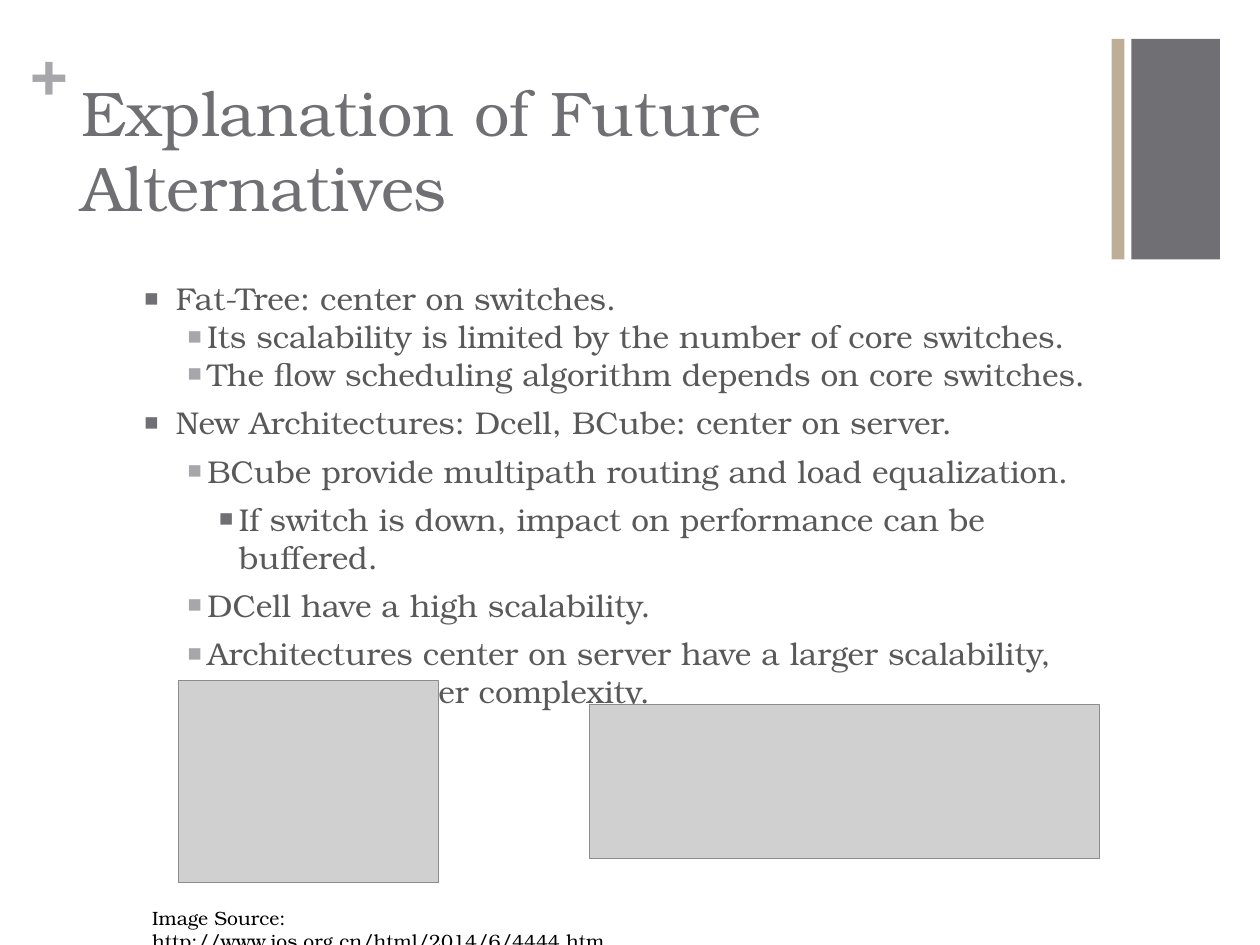
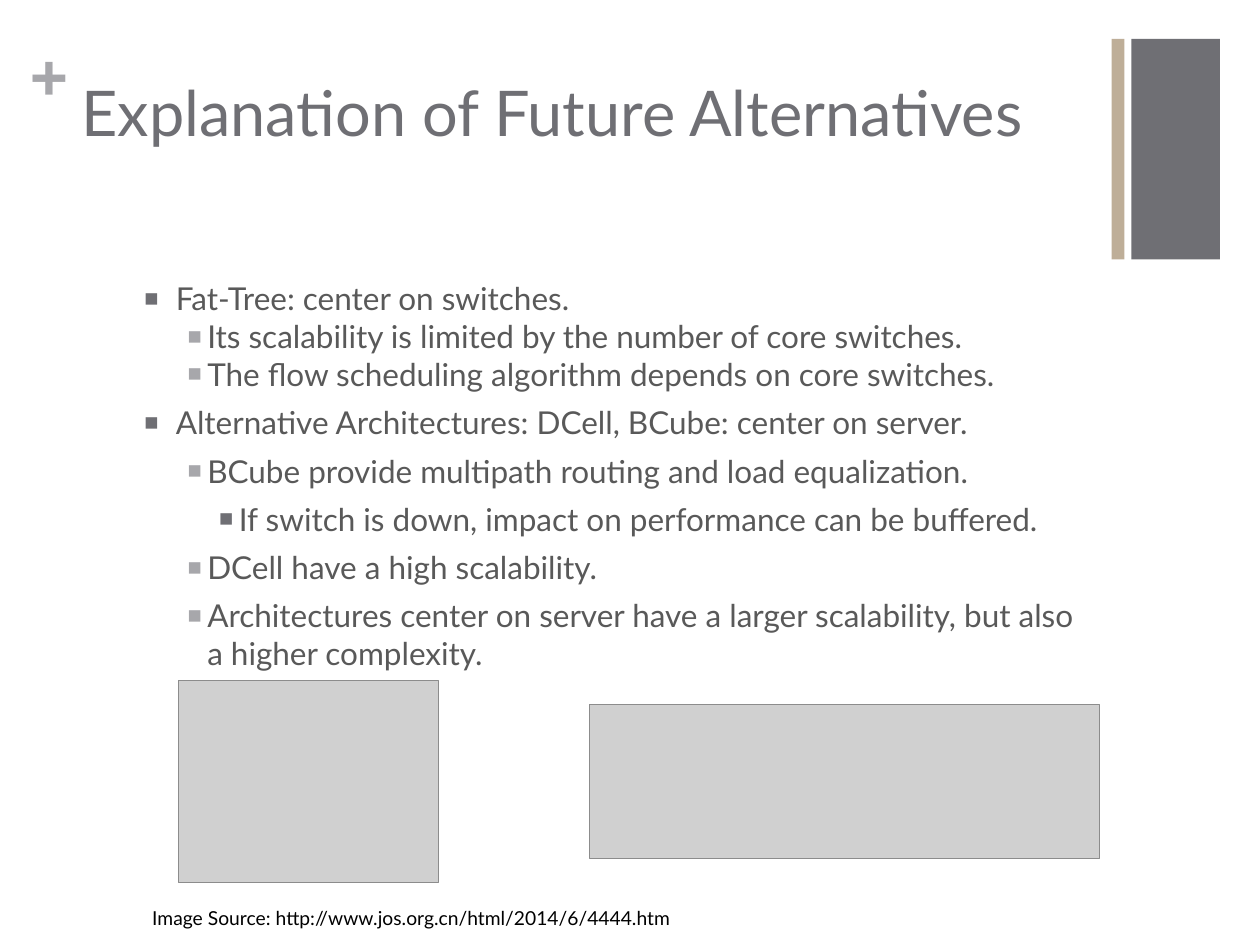
Before and after one commit to Fu-Yilei/Scalable-data-center-simulation, a slide deck: slide 8 of Presentation/presentation.pptx. Drawn at 1260x945 pixels with LibreOffice and Linux fonts; fonts in the diff are those of the drawing; grey boxes stand for pictures. Boxes give left, top, right and bottom in pixels: in the first picture for what was removed or moved away, otherwise in the second. Text is boxed around its words. In the diff, an @@ line names an element or a change of style, - is before the commit and + after.

```diff
--- a/Presentation/presentation.pptx
+++ b/Presentation/presentation.pptx
@@ title "Explanation of Future Alternatives" at (x1=81, y1=89, x2=1022, y2=147): font TeX Gyre Bonum to Lato @@
@@ text at (x1=176, y1=287, x2=1074, y2=671): font TeX Gyre Bonum to Lato in "Fat-Tree: center on switches.", "Its scalability is limited by the number ...", "The flow scheduling algorithm depends on core ...", "BCube provide multipath routing and load equalization." and 3 more places @@
@@ text at (x1=176, y1=411, x2=968, y2=438): text changed; font TeX Gyre Bonum to Lato @@
-    ■ New Architectures: Dcell, BCube: center on server.
+    ■ Alternative Architectures: DCell, BCube: center on server.
@@ text "Image Source: http://www.jos.org.cn/html/2014/6/4444.htm" at (x1=152, y1=910, x2=670, y2=929): font TeX Gyre Bonum to Lato @@
```
Also in this commit, not shown: 9 other slides changed, 1 slide added, 8 other files.
